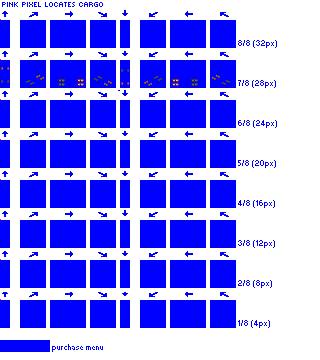
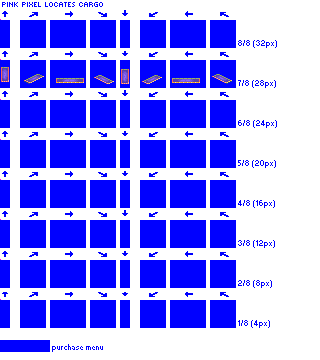
Comparing the layer stacks of the two 320x360 images. Changes:
showed "tipping trailer (also box)", painted on it over 1, 67, 232, 86
hid "chassis_2_2" over 1, 67, 230, 91
